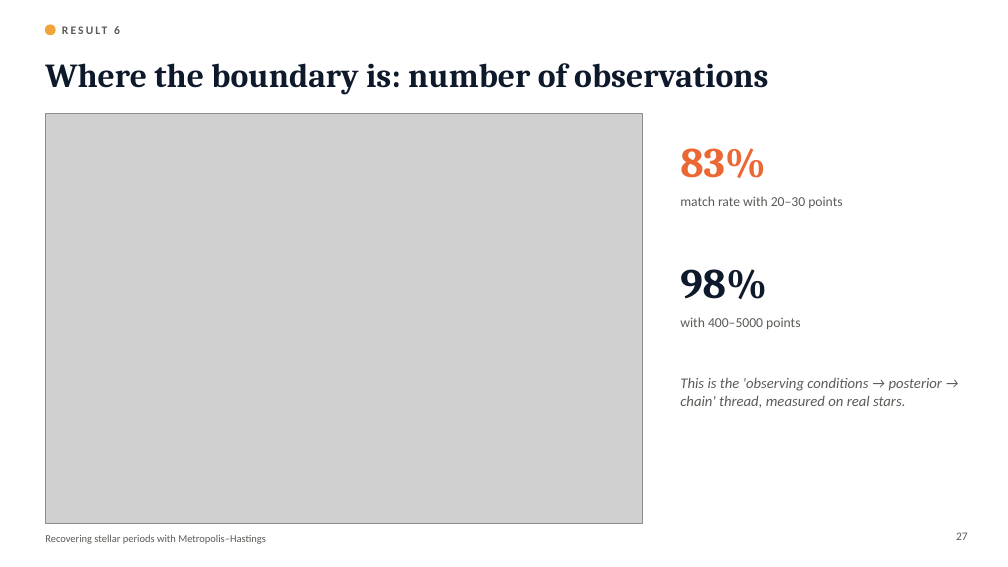
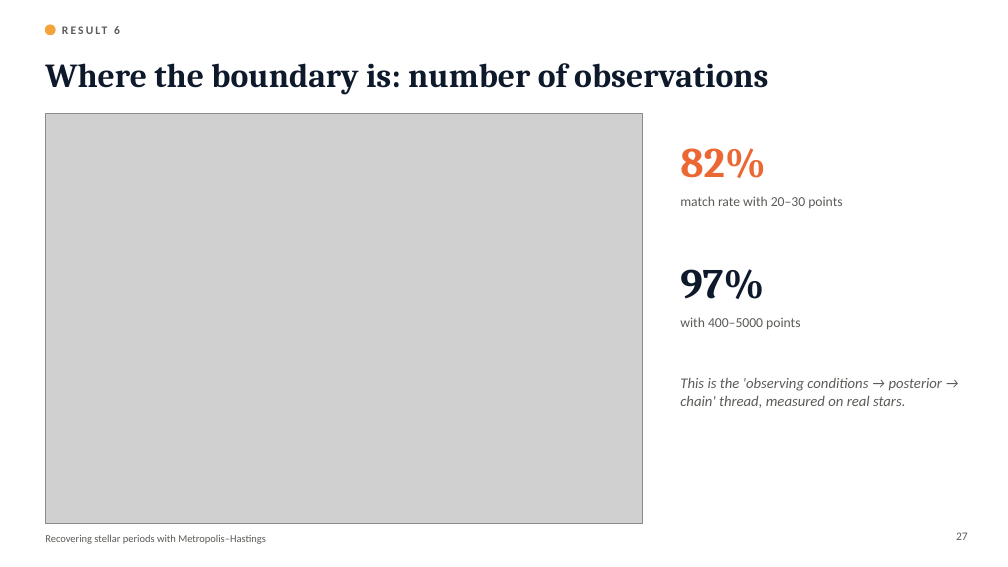
Before and after one commit to cognitogramma/StarSearch-, a slide deck: slide 27 of slides/Stellar_Periods_MH.pptx. Drawn at 1008x567 pixels with LibreOffice and Linux fonts; fonts in the diff are those of the drawing; grey boxes stand for pictures. Boxes give left, top, right and bottom in pixels: in the first picture for what was removed or moved away, otherwise in the second. Text is boxed around its words. In the diff, an @@ line names an element or a change of style, - is before the commit and + after.

```diff
--- a/slides/Stellar_Periods_MH.pptx
+++ b/slides/Stellar_Periods_MH.pptx
@@ text at [680,148,766,178]: text changed @@
-83%
+82%
@@ text at [680,269,764,299]: text changed @@
-98%
+97%
```
Also in this commit, not shown: 6 other slides changed, 3 slides added, 40 other files.
